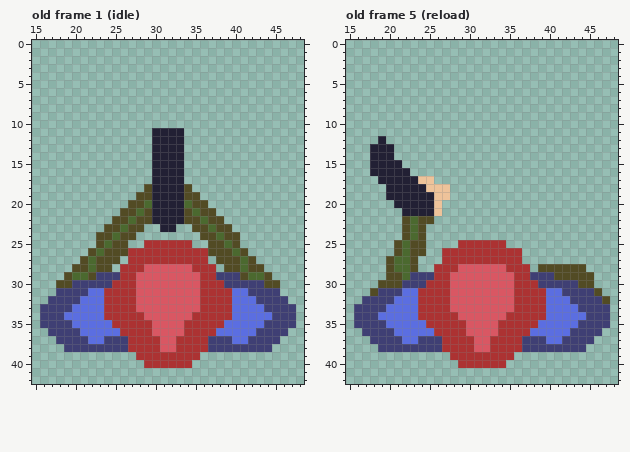
Edited in one commit: pixel-art file (src/assets/mc-top.aseprite). Above, as it was before the edit.
64x64 pixels, 6 frames. Shown: old frame 1 (idle): x 15..48, y 0..42; old frame 5 (reload): x 15..48, y 0..42. The commit also changed other frames, which this record leaves out.
The same view after the edit:
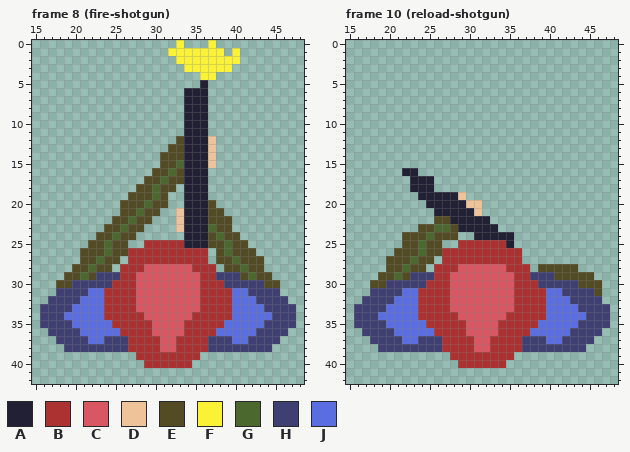
Palette (. is transparent): A #222034  B #ac3232  C #d95763  D #eec39a  E #524b24  F #fbf236  G #4b692f  H #3f3f74  J #5b6ee1
A new or re-ordered frame is compared with the old frame closest to it.
From the commit log: Adds shotgun and camera bounds.
Edits made:
frames 6 -> 12
Frame 8 (fire-shotgun) is new; against old frame 1 (idle):
y 0: x 33 . -> F; x 37 . -> F
y 1: x 32..38 ....... -> FFFFFFF; x 40 . -> F
y 2: x 33..40 ........ -> FFFFFFFF
y 3: x 34..39 ...... -> FFFFFF
y 4: x 36..37 .. -> FF
y 5: x 36 . -> A
y 6..10: x 34..36 ... -> AAA
y 11: x 30..36 AAAA... -> ....AAA
y 12: x 30..37 AAAA.... -> ...EAAAD
y 13: x 30..37 AAAA.... -> ..EEAAAD
y 14: x 30..37 AAAA.... -> .EEEAAAD
y 15: x 30..37 AAAA.... -> .EEGAAAD
y 16: x 30..36 AAAA... -> EEGEAAA
y 17: x 29..36 .AAAA... -> EEGEEAAA
y 18: x 28 . -> E; x 30..36 AAAAE.. -> GEE.AAA
y 19: x 27 . -> E; x 30..36 AAAAEE. -> GE..AAA
y 20: x 26 . -> E; x 30..37 AAAAGEE. -> EE..AAAE
y 21: x 30..36 AAAAEGE -> E..DAAA; x 38 . -> E
y 22: x 30..36 AAAAEEG -> ...DAAA; x 39 . -> E
y 23: x 31..36 AA..EE -> ..DAAA
y 24: x 34..36 ..E -> AAA
y 25: x 22 . -> E; x 34..36 B.. -> AAA; x 41 . -> E
y 26: x 21 . -> E; x 23..24 GE -> EG; x 37 E -> .; x 39..40 EG -> GE; x 42 . -> E
y 27: x 22..23 GE -> EG; x 40..41 EG -> GE; x 43 . -> E
y 29: x 20 G -> E; x 43 G -> E
Frame 10 (reload-shotgun) is new; against old frame 5 (reload):
y 12: x 19 A -> .
y 13..14: x 18..20 AAA -> ...
y 15: x 18..21 AAAA -> ....
y 16: x 18..21 AAAA -> ....; x 23 . -> A
y 17: x 19..22 AAAA -> ....; x 24..25 DD -> AA
y 18: x 20..22 AAA -> ...; x 25..27 DDD -> A..
y 19: x 20..23 AAAA -> ....; x 26..29 DD.. -> AAAD
y 20: x 21..24 AAAA -> ....; x 26..31 D..... -> AAAADD
y 21: x 22..31 AAAAD..... -> ....AAAAAD
y 22: x 22..32 EGEE....... -> ....EEAAAAA
y 23: x 22..23 EG -> ..; x 25..33 ......... -> EGGEAAAAA
y 24: x 23 G -> E; x 25..28 .... -> GEEE; x 31..35 ..... -> AAAAA
y 25: x 21..22 EG -> .E; x 24..26 E.. -> GEE; x 35 . -> A
y 26: x 22 G -> E; x 24..26 E.. -> GEE
y 27: x 21..25 GGE.. -> EEGEE
y 28: x 21 G -> E; x 24 . -> E; x 44 E -> .
y 29: x 19 . -> E; x 21..22 EG -> GE
y 30: x 18 . -> E; x 20..21 EE -> HH; x 46 . -> E
y 31: x 18 E -> H
y 32: x 47 E -> .
Where, in picture pixels (left, top, right, bottom), the same in both pictures:
changed: (120, 40, 264, 280)
changed: (72, 240, 112, 280)
changed: (370, 136, 514, 296)
changed: (578, 264, 610, 304)
